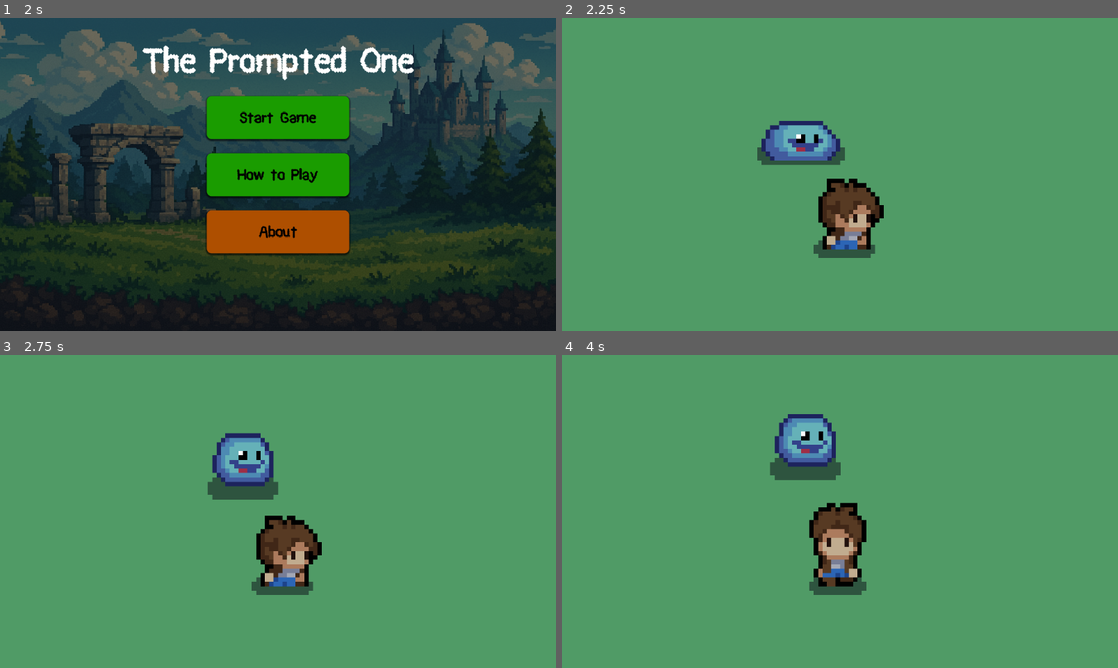
Above: before the commit, frames 1-4 (two rows, left to right).
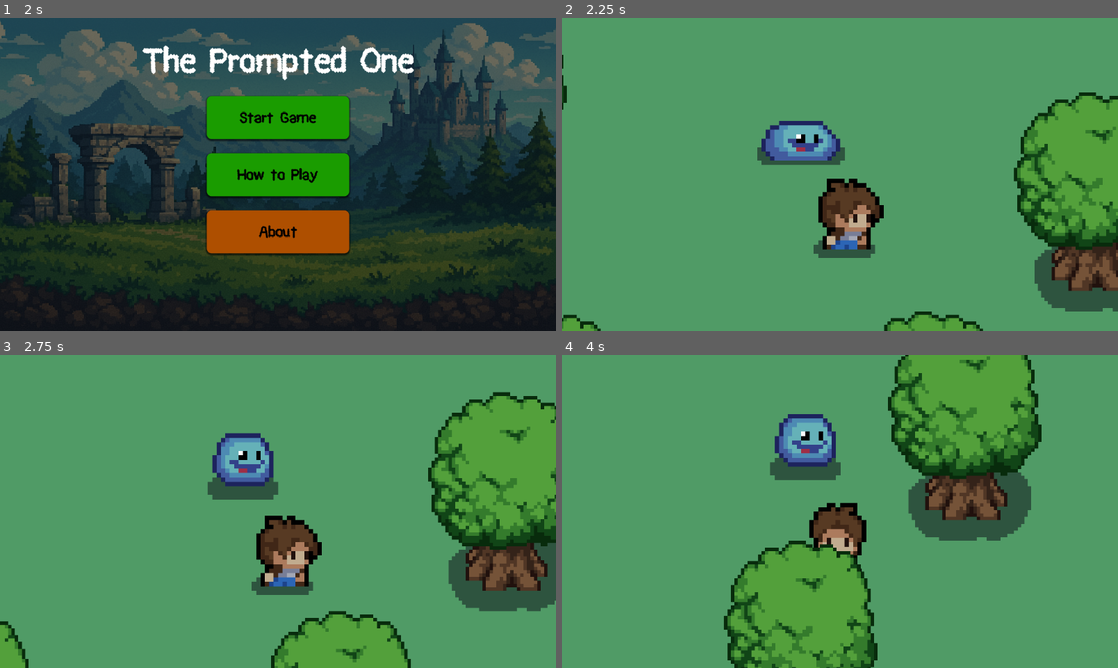
Above: after the commit, the same moments.

Repository: lucas-tremaroli/nordic-gamejam
Game: Godot game, scene res://scenes/main_menu.tscn
Same seed, same stepped clock (60 frames per second), same inputs: the game is played once before the commit and once after it.
Inputs:
- Up to frame 1 (2 s): click "How to Play" at 0.5 s; click "About" at 1.25 s
- Up to frame 2 (2.25 s): click "Start Game" at 2 s
- Up to frame 3 (2.75 s): no input
- Up to frame 4 (4 s): hold Right (ui_right) 2.78-3.53 s; tap E (Attack) at 2.85, 3.6 s; hold Down (ui_down) from 3.53 s (still down)

Frame 1 is identical in both runs. In frame 2, 12% of the frame differs, in the area x 0-100%, y 11-100%; in frame 3, 18%; in frame 4, 23%, in the area x 29-87%, y 0-100%.

Commit message:
Terrain object collisions

Diff:
--- /dev/null
+++ b/main_menu.tscn
@@ -0,0 +1,137 @@
+[gd_scene load_steps=9 format=3 uid="uid://umqne1toax51"]
+
+[ext_resource type="Texture2D" uid="uid://chmsitjp6vrkh" path="res://assets/background.png" id="1_7vrkn"]
+[ext_resource type="Script" uid="uid://ge2ibcpsoayw" path="res://main_menu.gd" id="1_fu7sn"]
+[ext_resource type="FontFile" uid="uid://dvtgrbtapn7q4" path="res://assets/Black Pixel.ttf" id="2_fu7sn"]
+
+[sub_resource type="StyleBoxTexture" id="StyleBoxTexture_jix8l"]
+texture = ExtResource("1_7vrkn")
+modulate_color = Color(0.452586, 0.452586, 0.452586, 1)
+
+[sub_resource type="StyleBoxEmpty" id="StyleBoxEmpty_7vrkn"]
+
+[sub_resource type="StyleBoxFlat" id="StyleBoxFlat_7vrkn"]
+bg_color = Color(0.684185, 0.308532, 2.88785e-07, 1)
+corner_radius_top_left = 10
+corner_radius_top_right = 10
+corner_radius_bottom_right = 10
+corner_radius_bottom_left = 10
+shadow_size = 4
+shadow_offset = Vector2(0, 2)
+
+[sub_resource type="StyleBoxFlat" id="StyleBoxFlat_fu7sn"]
+bg_color = Color(0.603088, 0.227861, 2.88785e-07, 1)
+corner_radius_top_left = 10
+corner_radius_top_right = 10
+corner_radius_bottom_right = 10
+corner_radius_bottom_left = 10
+shadow_size = 4
+shadow_offset = Vector2(0, 2)
+
+[sub_resource type="StyleBoxFlat" id="StyleBoxFlat_rhts7"]
+bg_color = Color(0.104344, 0.611742, 5.77569e-07, 1)
+corner_radius_top_left = 10
+corner_radius_top_right = 10
+corner_radius_bottom_right = 10
+corner_radius_bottom_left = 10
+shadow_size = 4
+shadow_offset = Vector2(0, 2)
+
+[node name="MainMenu" type="Control"]
+layout_mode = 3
+anchors_preset = 15
+anchor_right = 1.0
+anchor_bottom = 1.0
+grow_horizontal = 2
+grow_vertical = 2
+script = ExtResource("1_fu7sn")
+
+[node name="Panel" type="Panel" parent="."]
+layout_mode = 1
+anchors_preset = 15
+anchor_right = 1.0
+anchor_bottom = 1.0
+grow_horizontal = 2
+grow_vertical = 2
+theme_override_styles/panel = SubResource("StyleBoxTexture_jix8l")
+
+[node name="VBoxContainer" type="VBoxContainer" parent="."]
+layout_mode = 1
+anchors_preset = 8
+anchor_left = 0.5
+anchor_top = 0.5
+anchor_right = 0.5
+anchor_bottom = 0.5
+offset_left = -146.0
+offset_top = -161.0
+offset_right = 146.0
+offset_bottom = 161.0
+grow_horizontal = 2
+grow_vertical = 2
+theme_override_constants/separation = 29
+
+[node name="Button" type="Button" parent="VBoxContainer"]
+layout_mode = 2
+size_flags_vertical = 3
+theme_override_colors/font_hover_color = Color(0, 0, 0, 1)
+theme_override_colors/font_color = Color(0.000556021, 0.000295788, 0, 1)
+theme_override_colors/font_focus_color = Color(0, 0, 0, 1)
+theme_override_fonts/font = ExtResource("2_fu7sn")
+theme_override_font_sizes/font_size = 33
+theme_override_styles/focus = SubResource("StyleBoxEmpty_7vrkn")
+theme_override_styles/hover = SubResource("StyleBoxFlat_7vrkn")
+theme_override_styles/pressed = SubResource("StyleBoxFlat_fu7sn")
+theme_override_styles/normal = SubResource("StyleBoxFlat_rhts7")
+text = "Start Game"
+
+[node name="Button2" type="Button" parent="VBoxContainer"]
+layout_mode = 2
+size_flags_vertical = 3
+theme_override_colors/font_hover_color = Color(0, 0, 0, 1)
+theme_override_colors/font_color = Color(0, 0, 0, 1)
+theme_override_colors/font_focus_color = Color(0, 0, 0, 1)
+theme_override_fonts/font = ExtResource("2_fu7sn")
+theme_override_font_sizes/font_size = 33
+theme_override_styles/focus = SubResource("StyleBoxEmpty_7vrkn")
+theme_override_styles/hover = SubResource("StyleBoxFlat_7vrkn")
+theme_override_styles/pressed = SubResource("StyleBoxFlat_fu7sn")
+theme_override_styles/normal = SubResource("StyleBoxFlat_rhts7")
+text = "How to Play"
+
+[node name="Button3" type="Button" parent="VBoxContainer"]
+layout_mode = 2
+size_flags_vertical = 3
+theme_override_colors/font_hover_color = Color(0, 0, 0, 1)
+theme_override_colors/font_color = Color(0, 0, 0, 1)
+theme_override_colors/font_focus_color = Color(0, 0, 0, 1)
+theme_override_fonts/font = ExtResource("2_fu7sn")
+theme_override_font_sizes/font_size = 33
+theme_override_styles/focus = SubResource("StyleBoxEmpty_7vrkn")
+theme_override_styles/hover = SubResource("StyleBoxFlat_7vrkn")
+theme_override_styles/pressed = SubResource("StyleBoxFlat_fu7sn")
+theme_override_styles/normal = SubResource("StyleBoxFlat_rhts7")
+text = "About
+"
+
+[node name="Label" type="Label" parent="."]
+layout_mode = 1
+anchors_preset = 8
+anchor_left = 0.5
+anchor_top = 0.5
+anchor_right = 0.5
+anchor_bottom = 0.5
+offset_left = -274.0
+offset_top = -273.5
+offset_right = 274.0
+offset_bottom = -190.5
+grow_horizontal = 2
+grow_vertical = 2
+theme_override_fonts/font = ExtResource("2_fu7sn")
+theme_override_font_sizes/font_size = 72
+text = "The Prompted One"
+horizontal_alignment = 1
+vertical_alignment = 1
+
+[connection signal="pressed" from="VBoxContainer/Button" to="." method="_on_start_pressed"]
+[connection signal="pressed" from="VBoxContainer/Button2" to="." method="_on_how_to_play_pressed"]
+[connection signal="pressed" from="VBoxContainer/Button3" to="." method="_on_about_pressed"]
--- a/project.godot
+++ b/project.godot
@@ -52,6 +52,11 @@
 ]
 }
 
+[layer_names]
+
+2d_physics/layer_1="Mobs"
+2d_physics/layer_5="Objects"
+
 [rendering]
 
 textures/canvas_textures/default_texture_filter=0
--- a/scenes/playerv2.tscn
+++ b/scenes/playerv2.tscn
@@ -421,6 +421,7 @@
 [node name="PlayerV2" type="CharacterBody2D"]
 scale = Vector2(3, 3)
 collision_layer = 3
+collision_mask = 17
 script = ExtResource("1_3dw55")
 
 [node name="CollisionShape2D" type="CollisionShape2D" parent="."]
--- a/scenes/world.tscn
+++ b/scenes/world.tscn
@@ -35,21 +35,36 @@
 1:3/0 = 0
 0:3/0 = 0
 0:4/0 = 0
+0:4/0/physics_layer_0/polygon_0/points = PackedVector2Array(-8, -8, 8, -8, 8, 8, -8, 8)
 0:5/0 = 0
+0:5/0/physics_layer_0/polygon_0/points = PackedVector2Array(-8, -8, 8, -8, 8, 8, -8, 8)
 0:6/0 = 0
+0:6/0/physics_layer_0/polygon_0/points = PackedVector2Array(-8, -8, 8, -8, 8, 8, -8, 8)
 0:7/0 = 0
+0:7/0/physics_layer_0/polygon_0/points = PackedVector2Array(-8, -8, 8, -8, 8, 8, -8, 8)
 1:7/0 = 0
+1:7/0/physics_layer_0/polygon_0/points = PackedVector2Array(-8, -8, 8, -8, 8, 8, -8, 8)
 2:7/0 = 0
+2:7/0/physics_layer_0/polygon_0/points = PackedVector2Array(-8, -8, 8, -8, 8, 8, -8, 8)
 3:7/0 = 0
+3:7/0/physics_layer_0/polygon_0/points = PackedVector2Array(-8, -8, 8, -8, 8, 8, -8, 8)
 3:6/0 = 0
+3:6/0/physics_layer_0/polygon_0/points = PackedVector2Array(-8, -8, 8, -8, 8, 8, -8, 8)
 3:5/0 = 0
+3:5/0/physics_layer_0/polygon_0/points = PackedVector2Array(-8, -8, 8, -8, 8, 8, -8, 8)
 3:4/0 = 0
+3:4/0/physics_layer_0/polygon_0/points = PackedVector2Array(-8, 1.14286, 8, 1.14286, 8, 8, -8, 8)
 2:4/0 = 0
+2:4/0/physics_layer_0/polygon_0/points = PackedVector2Array(-3.42857, -1.14286, 8, -1.14286, 8, 8, -8, 8)
 1:4/0 = 0
+1:4/0/physics_layer_0/polygon_0/points = PackedVector2Array(-3.42857, -1.14286, 3.42857, -1.14286, 8, 8, -8, 8)
 1:5/0 = 0
+1:5/0/physics_layer_0/polygon_0/points = PackedVector2Array(-8, -8, 8, -8, 8, 8, -8, 8)
 2:5/0 = 0
 2:6/0 = 0
+2:6/0/physics_layer_0/polygon_0/points = PackedVector2Array(-8, -8, 8, -8, 8, 8, -8, 8)
 1:6/0 = 0
+1:6/0/physics_layer_0/polygon_0/points = PackedVector2Array(-5.71429, -5.71429, -5.71429, -5.71429, 5.71429, -5.71429, 8, 8, -8, 8)
 4:6/0 = 0
 5:6/0 = 0
 5:5/0 = 0
@@ -61,11 +76,14 @@
 texture = ExtResource("5_qxsch")
 0:0/0 = 0
 0:1/0 = 0
+0:1/0/physics_layer_0/polygon_0/points = PackedVector2Array(-8, -3.42857, 8, -3.42857, 5.71429, 21.7143, -5.71429, 21.7143)
 5:0/0 = 0
 6:7/size_in_atlas = Vector2i(2, 2)
 6:7/0 = 0
+6:7/0/physics_layer_0/polygon_0/points = PackedVector2Array(-10.2857, -12.5714, 8, -12.5714, 10.2857, 8, 11.4145, 25.7309, -12.5714, 26.2857, -12.5714, 8)
 8:6/size_in_atlas = Vector2i(2, 3)
 8:6/0 = 0
+8:6/0/physics_layer_0/polygon_0/points = PackedVector2Array(-10.2857, -3.42857, 8, -3.42857, 5.71429, 12.5714, -8, 12.5714)
 10:7/size_in_atlas = Vector2i(2, 2)
 10:7/0 = 0
 10:0/size_in_atlas = Vector2i(2, 1)
@@ -74,8 +92,11 @@
 11:2/0 = 0
 0:5/size_in_atlas = Vector2i(3, 4)
 0:5/0 = 0
+0:5/0/physics_layer_0/polygon_0/points = PackedVector2Array(-8, -8, 8, -8, 8, 8, -8, 8)
 
 [sub_resource type="TileSet" id="TileSet_2al5j"]
+physics_layer_0/collision_layer = 16
+physics_layer_0/collision_mask = 0
 sources/0 = SubResource("TileSetAtlasSource_y0jo2")
 sources/1 = SubResource("TileSetAtlasSource_8cv75")
 sources/2 = SubResource("TileSetAtlasSource_xyyj7")
@@ -98,4 +119,4 @@
 scale = Vector2(7, 7)
 tile_set = SubResource("TileSet_2al5j")
 format = 2
-layer_0/tile_data = PackedInt32Array(917527, 2, 5, 1376273,  …(383 unchanged characters)… 6252, 2, 5, 1376251, 2, 5, 1376255, 2, 5)
+layer_0/tile_data = PackedInt32Array(917527, 2, 5, 1376273,  …(383 unchanged characters)… 6252, 2, 5, 1376251, 2, 5, 1376255, 2, 5, 65541, 2, 5, 393211, 2, 5, -6, 2, 5, 327682, 2, 5)
